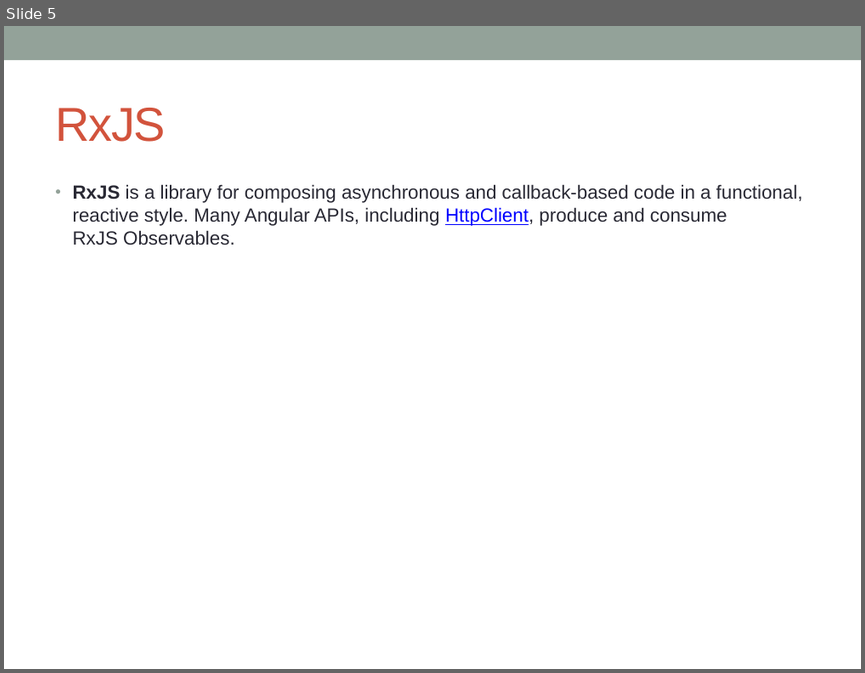
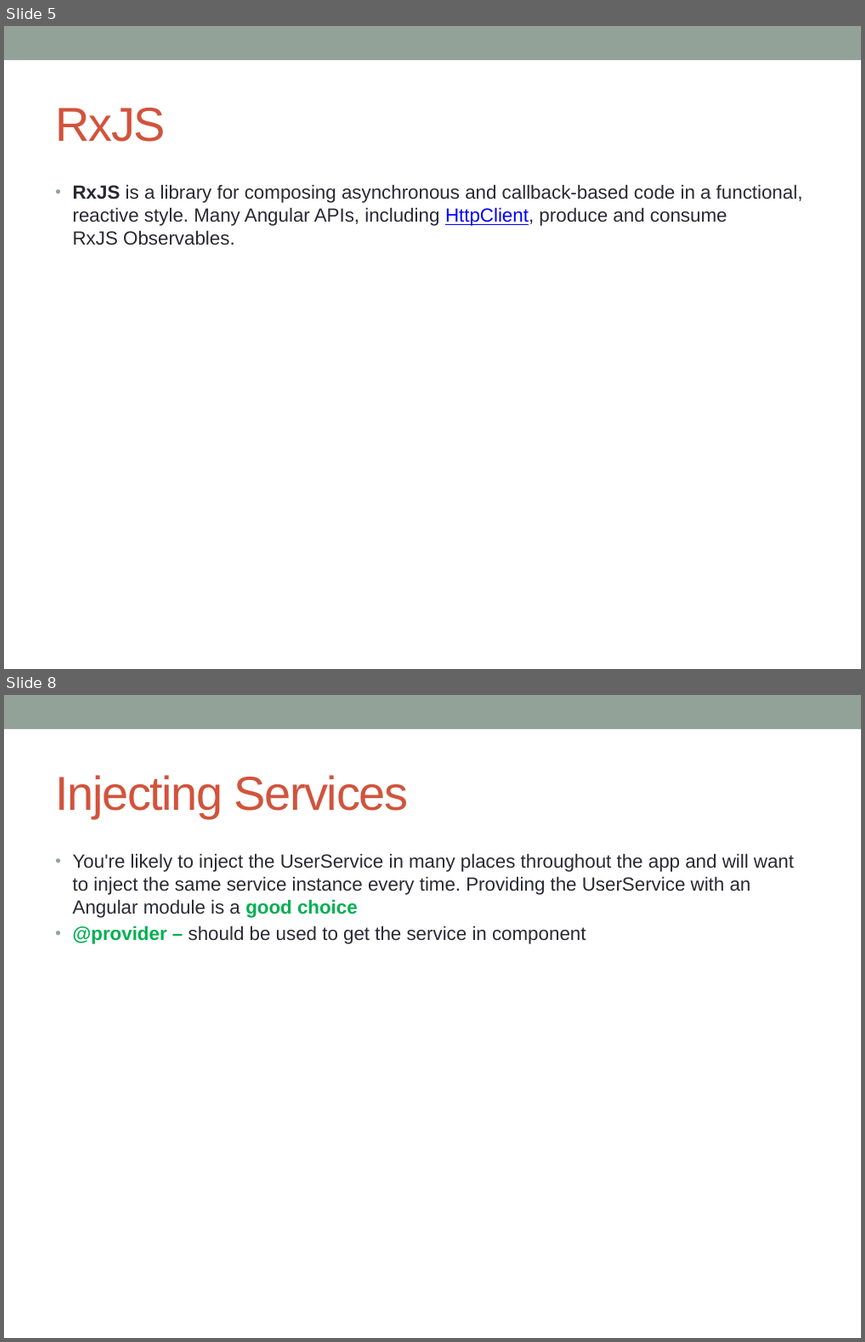
Before and after one commit to notionquest/ProjectDocumentation, a slide deck: Angular.pptx. Shown one above the other, each under a label of ours: slide 5 before the commit, slides 5 and 8 after it; the slides between them are not shown. The pictures are 865x673 and 865x1342 pixels, drawn with LibreOffice and Linux fonts; fonts in the diff are those of the drawing. Boxes give left, top, right and bottom in pixels: in the first picture for what was removed or moved away, otherwise in the second. Text is boxed around its words. In the diff, an @@ line names an element or a change of style, - is before the commit and + after.

```diff
--- a/Angular.pptx
+++ b/Angular.pptx
@@ slide 8 added at (4,695,861,1338), background #FFFFFF; not listed: 1 template element that a slide beside it also shows @@
@@ title added at (55,775,409,818), 40 pt, text #D2533C @@
+Injecting Services
@@ text added at (73,853,794,944), 16 pt, text #292934 @@
+• You're likely to inject the UserService in many places throughout the app and will want to inject the same service instance every time. Providing the UserService with an Angular module is a good choice
+• @provider – should be used to get the service in component
```
Also in this commit, not shown: 2 slides changed, 5 other slides added.
